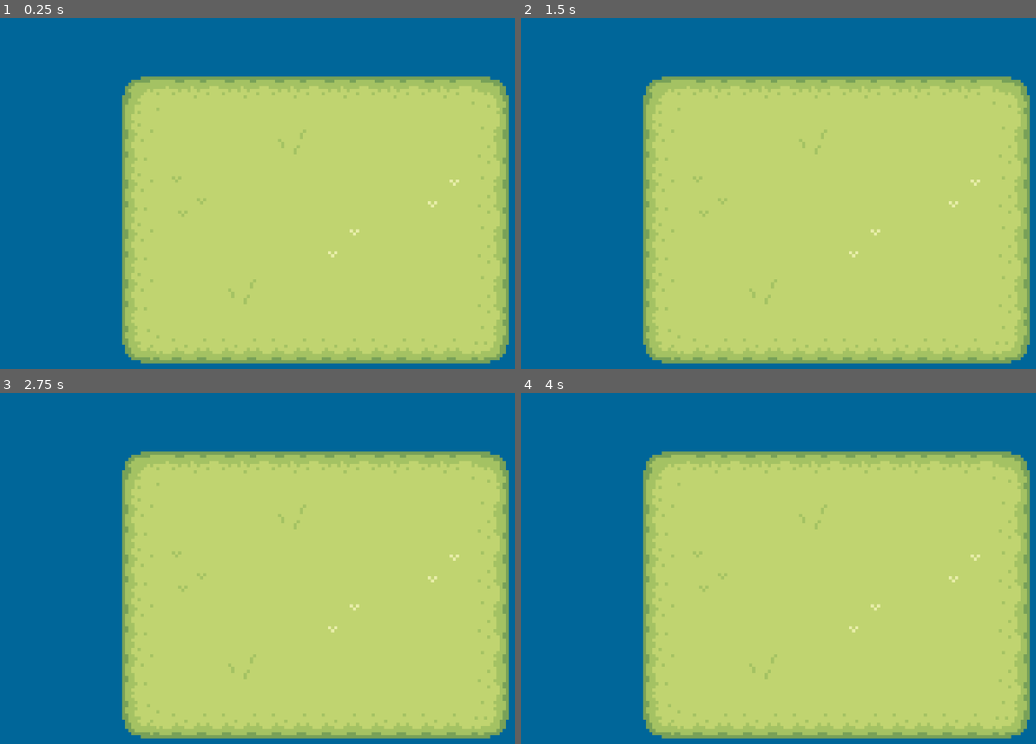
Above: before the commit, frames 1-4 (two rows, left to right).
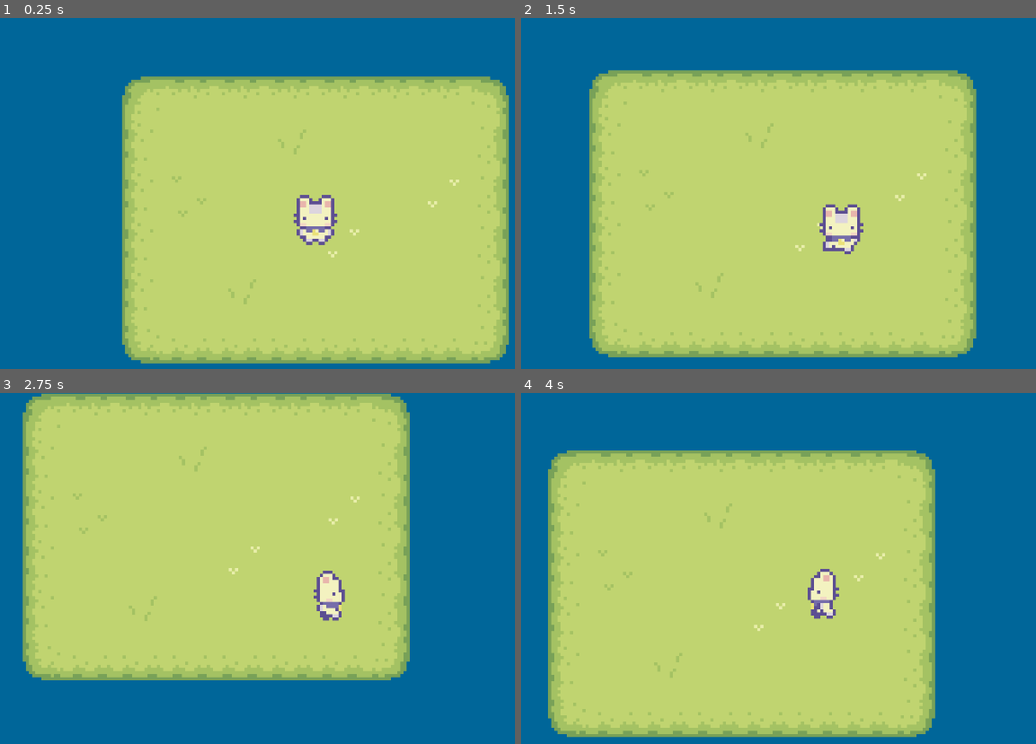
Above: after the commit, the same moments.

Repository: ahmetabdullahcan/Godot-TopDown-Demo
Game: Godot game, scene res://scenes/main.tscn
The game is run twice, just before and just after one commit, with the same random seed, the same clock (stepped at 60 frames per second) and the same inputs.
Inputs:
- Up to frame 1 (0.25 s): no input
- Up to frame 2 (1.5 s): tap Enter at 0.5 s; hold D (MOVE_RIGHT, bound only after the commit) 0.53-1.28 s; hold S (MOVE_DOWN, bound only after the commit) from 1.28 s (still down)
- Up to frame 3 (2.75 s): release S (MOVE_DOWN, bound only after the commit) at 2.03 s; hold D (MOVE_RIGHT, bound only after the commit) from 2.03 s (still down)
- Up to frame 4 (4 s): release D (MOVE_RIGHT, bound only after the commit) at 2.78 s; hold W (MOVE_UP, bound only after the commit) 2.78-3.53 s; hold A (MOVE_LEFT, bound only after the commit) from 3.53 s (still down)

The runs differ from the first frame. In frame 1, 1.0% of the frame differs, in the area x 56-66%, y 50-65%; in frame 2, 28%; in frame 3, 57%, in the area x 4-99%, y 0-99%; in frame 4, 37%.

Commit message:
feat(character): Idle and movement animations added. Movement script added.

Diff:
--- /dev/null
+++ b/game/prefabs/character/character.tscn
@@ -0,0 +1,253 @@
+[gd_scene load_steps=28 format=3 uid="uid://cvwbwpskhi6tf"]
+
+[ext_resource type="Texture2D" uid="uid://bddf6drj8wtix" path="res://assets/character_sheets/Basic Character Spritesheet.png" id="1_cs6s8"]
+[ext_resource type="Script" uid="uid://cexa2bi8n51n4" path="res://prefabs/character/scripts/character.gd" id="1_o6vhl"]
+
+[sub_resource type="CircleShape2D" id="CircleShape2D_53knk"]
+
+[sub_resource type="Animation" id="Animation_xofgc"]
+resource_name = "IDLE_DOWN"
+loop_mode = 1
+tracks/0/type = "value"
+tracks/0/imported = false
+tracks/0/enabled = true
+tracks/0/path = NodePath("Sprite2D:frame")
+tracks/0/interp = 1
+tracks/0/loop_wrap = true
+tracks/0/keys = {
+"times": PackedFloat32Array(0, 0.5),
+"transitions": PackedFloat32Array(1, 1),
+"update": 0,
+"values": [0, 1]
+}
+
+[sub_resource type="Animation" id="Animation_o6vhl"]
+resource_name = "IDLE_LEFT"
+loop_mode = 1
+tracks/0/type = "value"
+tracks/0/imported = false
+tracks/0/enabled = true
+tracks/0/path = NodePath("Sprite2D:frame")
+tracks/0/interp = 1
+tracks/0/loop_wrap = true
+tracks/0/keys = {
+"times": PackedFloat32Array(0, 0.5),
+"transitions": PackedFloat32Array(1, 1),
+"update": 1,
+"values": [8, 9]
+}
+
+[sub_resource type="Animation" id="Animation_87xpb"]
+resource_name = "IDLE_RIGHT"
+loop_mode = 1
+tracks/0/type = "value"
+tracks/0/imported = false
+tracks/0/enabled = true
+tracks/0/path = NodePath("Sprite2D:frame")
+tracks/0/interp = 1
+tracks/0/loop_wrap = true
+tracks/0/keys = {
+"times": PackedFloat32Array(0, 0.5),
+"transitions": PackedFloat32Array(1, 1),
+"update": 1,
+"values": [12, 13]
+}
+
+[sub_resource type="Animation" id="Animation_g2ii0"]
+resource_name = "IDLE_UP"
+loop_mode = 1
+tracks/0/type = "value"
+tracks/0/imported = false
+tracks/0/enabled = true
+tracks/0/path = NodePath("Sprite2D:frame")
+tracks/0/interp = 1
+tracks/0/loop_wrap = true
+tracks/0/keys = {
+"times": PackedFloat32Array(0, 0.5),
+"transitions": PackedFloat32Array(1, 1),
+"update": 1,
+"values": [4, 5]
+}
+
+[sub_resource type="Animation" id="Animation_iitcd"]
+resource_name = "MOVE_DOWN"
+length = 0.5
+loop_mode = 1
+tracks/0/type = "value"
+tracks/0/imported = false
+tracks/0/enabled = true
+tracks/0/path = NodePath("Sprite2D:frame")
+tracks/0/interp = 1
+tracks/0/loop_wrap = true
+tracks/0/keys = {
+"times": PackedFloat32Array(0, 0.25, 0.26666668),
+"transitions": PackedFloat32Array(1, 1, 1),
+"update": 1,
+"values": [2, 3, 3]
+}
+
+[sub_resource type="Animation" id="Animation_75n4m"]
+resource_name = "MOVE_LEFT"
+length = 0.5
+loop_mode = 1
+tracks/0/type = "value"
+tracks/0/imported = false
+tracks/0/enabled = true
+tracks/0/path = NodePath("Sprite2D:frame")
+tracks/0/interp = 1
+tracks/0/loop_wrap = true
+tracks/0/keys = {
+"times": PackedFloat32Array(0, 0.25),
+"transitions": PackedFloat32Array(1, 1),
+"update": 1,
+"values": [10, 11]
+}
+
+[sub_resource type="Animation" id="Animation_p7si6"]
+resource_name = "MOVE_RIGHT"
+length = 0.5
+loop_mode = 1
+tracks/0/type = "value"
+tracks/0/imported = false
+tracks/0/enabled = true
+tracks/0/path = NodePath("Sprite2D:frame")
+tracks/0/interp = 1
+tracks/0/loop_wrap = true
+tracks/0/keys = {
+"times": PackedFloat32Array(0, 0.25),
+"transitions": PackedFloat32Array(1, 1),
+"update": 1,
+"values": [14, 15]
+}
+
+[sub_resource type="Animation" id="Animation_vrykm"]
+resource_name = "MOVE_UP"
+length = 0.5
+loop_mode = 1
+tracks/0/type = "value"
+tracks/0/imported = false
+tracks/0/enabled = true
+tracks/0/path = NodePath("Sprite2D:frame")
+tracks/0/interp = 1
+tracks/0/loop_wrap = true
+tracks/0/keys = {
+"times": PackedFloat32Array(0, 0.25),
+"transitions": PackedFloat32Array(1, 1),
+"update": 1,
+"values": [6, 7]
+}
+
+[sub_resource type="Animation" id="Animation_v5mhf"]
+length = 0.001
+tracks/0/type = "value"
+tracks/0/imported = false
+tracks/0/enabled = true
+tracks/0/path = NodePath("Sprite2D:frame")
+tracks/0/interp = 1
+tracks/0/loop_wrap = true
+tracks/0/keys = {
+"times": PackedFloat32Array(0),
+"transitions": PackedFloat32Array(1),
+"update": 1,
+"values": [0]
+}
+
+[sub_resource type="AnimationLibrary" id="AnimationLibrary_hk8gb"]
+_data = {
+&"IDLE_DOWN": SubResource("Animation_xofgc"),
+&"IDLE_LEFT": SubResource("Animation_o6vhl"),
+&"IDLE_RIGHT": SubResource("Animation_87xpb"),
+&"IDLE_UP": SubResource("Animation_g2ii0"),
+&"MOVE_DOWN": SubResource("Animation_iitcd"),
+&"MOVE_LEFT": SubResource("Animation_75n4m"),
+&"MOVE_RIGHT": SubResource("Animation_p7si6"),
+&"MOVE_UP": SubResource("Animation_vrykm"),
+&"RESET": SubResource("Animation_v5mhf")
+}
+
+[sub_resource type="AnimationNodeAnimation" id="AnimationNodeAnimation_o6vhl"]
+animation = &"IDLE_UP"
+
+[sub_resource type="AnimationNodeAnimation" id="AnimationNodeAnimation_g2ii0"]
+animation = &"IDLE_LEFT"
+
+[sub_resource type="AnimationNodeAnimation" id="AnimationNodeAnimation_87xpb"]
+animation = &"IDLE_DOWN"
+
+[sub_resource type="AnimationNodeAnimation" id="AnimationNodeAnimation_iitcd"]
+animation = &"IDLE_RIGHT"
+
+[sub_resource type="AnimationNodeBlendSpace2D" id="AnimationNodeBlendSpace2D_vrykm"]
+blend_point_0/node = SubResource("AnimationNodeAnimation_o6vhl")
+blend_point_0/pos = Vector2(0, -1)
+blend_point_1/node = SubResource("AnimationNodeAnimation_g2ii0")
+blend_point_1/pos = Vector2(-1, 0)
+blend_point_2/node = SubResource("AnimationNodeAnimation_87xpb")
+blend_point_2/pos = Vector2(0, 1)
+blend_point_3/node = SubResource("AnimationNodeAnimation_iitcd")
+blend_point_3/pos = Vector2(1, 0)
+blend_mode = 1
+
+[sub_resource type="AnimationNodeAnimation" id="AnimationNodeAnimation_vrykm"]
+animation = &"MOVE_LEFT"
+
+[sub_resource type="AnimationNodeAnimation" id="AnimationNodeAnimation_75n4m"]
+animation = &"MOVE_DOWN"
+
+[sub_resource type="AnimationNodeAnimation" id="AnimationNodeAnimation_p7si6"]
+animation = &"MOVE_RIGHT"
+
+[sub_resource type="AnimationNodeAnimation" id="AnimationNodeAnimation_4o2mu"]
+animation = &"MOVE_UP"
+
+[sub_resource type="AnimationNodeBlendSpace2D" id="AnimationNodeBlendSpace2D_gg1up"]
+blend_point_0/node = SubResource("AnimationNodeAnimation_vrykm")
+blend_point_0/pos = Vector2(-1, 0)
+blend_point_1/node = SubResource("AnimationNodeAnimation_75n4m")
+blend_point_1/pos = Vector2(0, 1)
+blend_point_2/node = SubResource("AnimationNodeAnimation_p7si6")
+blend_point_2/pos = Vector2(1, 0)
+blend_point_3/node = SubResource("AnimationNodeAnimation_4o2mu")
+blend_point_3/pos = Vector2(0, -1)
+
+[sub_resource type="AnimationNodeStateMachineTransition" id="AnimationNodeStateMachineTransition_o6vhl"]
+advance_mode = 2
+
+[sub_resource type="AnimationNodeStateMachineTransition" id="AnimationNodeStateMachineTransition_7d5xt"]
+advance_mode = 2
+advance_condition = &"is_moving"
+
+[sub_resource type="AnimationNodeStateMachineTransition" id="AnimationNodeStateMachineTransition_g2ii0"]
+advance_mode = 2
+advance_condition = &"is_idle"
+
+[sub_resource type="AnimationNodeStateMachine" id="AnimationNodeStateMachine_v2nwo"]
+states/Idle/node = SubResource("AnimationNodeBlendSpace2D_vrykm")
+states/Idle/position = Vector2(336, 100)
+states/Movement/node = SubResource("AnimationNodeBlendSpace2D_gg1up")
+states/Movement/position = Vector2(533, 100)
+transitions = ["Start", "Idle", SubResource("AnimationNodeStateMachineTransition_o6vhl"), "Idle", "Movement", SubResource("AnimationNodeStateMachineTransition_7d5xt"), "Movement", "Idle", SubResource("AnimationNodeStateMachineTransition_g2ii0")]
+
+[node name="Character" type="CharacterBody2D"]
+script = ExtResource("1_o6vhl")
+
+[node name="CollisionShape2D" type="CollisionShape2D" parent="."]
+shape = SubResource("CircleShape2D_53knk")
+
+[node name="Sprite2D" type="Sprite2D" parent="."]
+texture = ExtResource("1_cs6s8")
+hframes = 4
+vframes = 4
+
+[node name="AnimationPlayer" type="AnimationPlayer" parent="."]
+libraries = {
+&"": SubResource("AnimationLibrary_hk8gb")
+}
+
+[node name="AnimationTree" type="AnimationTree" parent="."]
+tree_root = SubResource("AnimationNodeStateMachine_v2nwo")
+anim_player = NodePath("../AnimationPlayer")
+parameters/conditions/is_idle = false
+parameters/conditions/is_moving = false
+parameters/Idle/blend_position = Vector2(0, 0)
+parameters/Movement/blend_position = Vector2(0, 0)
--- /dev/null
+++ b/game/prefabs/character/scripts/character.gd
@@ -0,0 +1,34 @@
+extends CharacterBody2D
+
+@onready var animation_tree: AnimationTree = $AnimationTree
+@export var speed = 25
+
+func _ready() -> void:
+	animation_tree.active = true
+	var defaultFacing : Vector2 = Vector2(0, 1)
+	animation_tree.set("parameters/Idle/blend_position", defaultFacing)
+
+func get_cardinal_direction(vec: Vector2) -> Vector2:
+	if vec == Vector2.ZERO:
+		return Vector2.ZERO
+	if abs(vec.x) > abs(vec.y):
+		return Vector2(sign(vec.x), 0)
+	else:
+		return Vector2(0, sign(vec.y))
+
+func update_animation(direction: Vector2) -> void:
+	if direction != Vector2.ZERO:
+		animation_tree.set("parameters/conditions/is_moving", true)
+		animation_tree.set("parameters/conditions/is_idle", false)
+		animation_tree.set("parameters/Movement/blend_position", direction)
+		animation_tree.set("parameters/Idle/blend_position", direction)
+	else:
+		animation_tree.set("parameters/conditions/is_moving", false)
+		animation_tree.set("parameters/conditions/is_idle", true)
+
+func _physics_process(delta: float) -> void:
+	var input_vec = Input.get_vector("MOVE_LEFT", "MOVE_RIGHT", "MOVE_UP", "MOVE_DOWN").normalized()
+	var cardinal_dir = get_cardinal_direction(input_vec)
+	velocity = input_vec * speed
+	move_and_slide()
+	update_animation(cardinal_dir)
--- a/game/project.godot
+++ b/game/project.godot
@@ -19,6 +19,38 @@
 
 window/stretch/mode="viewport"
 
+[input]
+
+QUIT={
+"deadzone": 0.2,
+"events": [Object(InputEventKey,"resource_local_to_scene":false,"resource_name":"","device":-1,"window_id":0,"alt_pressed":false,"shift_pressed":false,"ctrl_pressed":false,"meta_pressed":false,"pressed":false,"keycode":0,"physical_keycode":81,"key_label":0,"unicode":113,"location":0,"echo":false,"script":null)
+]
+}
+MOVE_UP={
+"deadzone": 0.2,
+"events": [Object(InputEventKey,"resource_local_to_scene":false,"resource_name":"","device":-1,"window_id":0,"alt_pressed":false,"shift_pressed":false,"ctrl_pressed":false,"meta_pressed":false,"pressed":false,"keycode":0,"physical_keycode":87,"key_label":0,"unicode":119,"location":0,"echo":false,"script":null)
+, Object(InputEventKey,"resource_local_to_scene":false,"resource_name":"","device":-1,"window_id":0,"alt_pressed":false,"shift_pressed":false,"ctrl_pressed":false,"meta_pressed":false,"pressed":false,"keycode":0,"physical_keycode":4194320,"key_label":0,"unicode":0,"location":0,"echo":false,"script":null)
+]
+}
+MOVE_DOWN={
+"deadzone": 0.2,
+"events": [Object(InputEventKey,"resource_local_to_scene":false,"resource_name":"","device":-1,"window_id":0,"alt_pressed":false,"shift_pressed":false,"ctrl_pressed":false,"meta_pressed":false,"pressed":false,"keycode":0,"physical_keycode":83,"key_label":0,"unicode":115,"location":0,"echo":false,"script":null)
+, Object(InputEventKey,"resource_local_to_scene":false,"resource_name":"","device":-1,"window_id":0,"alt_pressed":false,"shift_pressed":false,"ctrl_pressed":false,"meta_pressed":false,"pressed":false,"keycode":0,"physical_keycode":4194322,"key_label":0,"unicode":0,"location":0,"echo":false,"script":null)
+]
+}
+MOVE_LEFT={
+"deadzone": 0.2,
+"events": [Object(InputEventKey,"resource_local_to_scene":false,"resource_name":"","device":-1,"window_id":0,"alt_pressed":false,"shift_pressed":false,"ctrl_pressed":false,"meta_pressed":false,"pressed":false,"keycode":0,"physical_keycode":65,"key_label":0,"unicode":97,"location":0,"echo":false,"script":null)
+, Object(InputEventKey,"resource_local_to_scene":false,"resource_name":"","device":-1,"window_id":0,"alt_pressed":false,"shift_pressed":false,"ctrl_pressed":false,"meta_pressed":false,"pressed":false,"keycode":0,"physical_keycode":4194319,"key_label":0,"unicode":0,"location":0,"echo":false,"script":null)
+]
+}
+MOVE_RIGHT={
+"deadzone": 0.2,
+"events": [Object(InputEventKey,"resource_local_to_scene":false,"resource_name":"","device":-1,"window_id":0,"alt_pressed":false,"shift_pressed":false,"ctrl_pressed":false,"meta_pressed":false,"pressed":false,"keycode":0,"physical_keycode":68,"key_label":0,"unicode":100,"location":0,"echo":false,"script":null)
+, Object(InputEventKey,"resource_local_to_scene":false,"resource_name":"","device":-1,"window_id":0,"alt_pressed":false,"shift_pressed":false,"ctrl_pressed":false,"meta_pressed":false,"pressed":false,"keycode":0,"physical_keycode":4194321,"key_label":0,"unicode":0,"location":0,"echo":false,"script":null)
+]
+}
+
 [rendering]
 
 textures/canvas_textures/default_texture_filter=3
--- /dev/null
+++ b/game/scenes/main.gd
@@ -0,0 +1,5 @@
+extends Node2D
+
+func _input(event: InputEvent) -> void:
+	if (event.is_action_pressed("QUIT")):
+		get_tree().quit()
--- a/game/scenes/main.tscn
+++ b/game/scenes/main.tscn
@@ -1,7 +1,9 @@
-[gd_scene load_steps=6 format=4 uid="uid://b3j3xbhcuetq5"]
+[gd_scene load_steps=8 format=4 uid="uid://b3j3xbhcuetq5"]
 
 [ext_resource type="Shader" uid="uid://o4emc6rms753" path="res://assets/tile_sets/shaders/sea.gdshader" id="1_0wfyh"]
+[ext_resource type="Script" uid="uid://bx40bowsnstoq" path="res://scenes/main.gd" id="1_jyhfs"]
 [ext_resource type="Texture2D" uid="uid://cxfbwk1tqbyje" path="res://assets/tile_sets/Grass.png" id="1_o5qli"]
+[ext_resource type="PackedScene" uid="uid://cvwbwpskhi6tf" path="res://prefabs/character/character.tscn" id="3_sugp2"]
 
 [sub_resource type="ShaderMaterial" id="ShaderMaterial_sugp2"]
 shader = ExtResource("1_0wfyh")
@@ -90,6 +92,7 @@
 sources/0 = SubResource("TileSetAtlasSource_0wfyh")
 
 [node name="main" type="Node2D"]
+script = ExtResource("1_jyhfs")
 
 [node name="sea" type="ColorRect" parent="."]
 material = SubResource("ShaderMaterial_sugp2")
@@ -102,5 +105,9 @@
 tile_map_data = PackedByteArray("AAD9//7/AAABAAEAAAD9////AAACAAUAAAD9/wAAAAABAAEAAAD9/wEAAAABAAEAAAD+//7/AAABAAEAAAD+// …(688 unchanged characters)…
 tile_set = SubResource("TileSet_sugp2")
 
-[node name="Camera2D" type="Camera2D" parent="."]
+[node name="Character" parent="." instance=ExtResource("3_sugp2")]
+
+[node name="Camera2D" type="Camera2D" parent="Character"]
 zoom = Vector2(5, 5)
+position_smoothing_enabled = true
+rotation_smoothing_enabled = true
Binary file added: game/assets/character_sheets/Basic Character Spritesheet.png
Not shown, added: game/assets/character_sheets/Basic Character Spritesheet.png.import
Not shown, added: game/prefabs/character/scripts/character.gd.uid
Not shown, added: game/scenes/main.gd.uid
